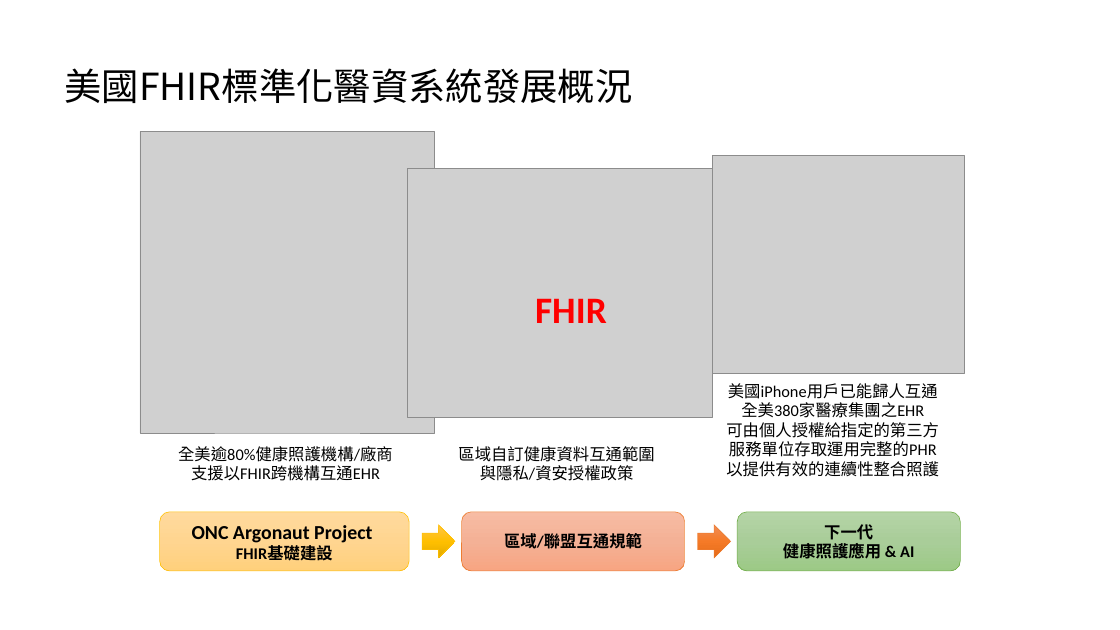
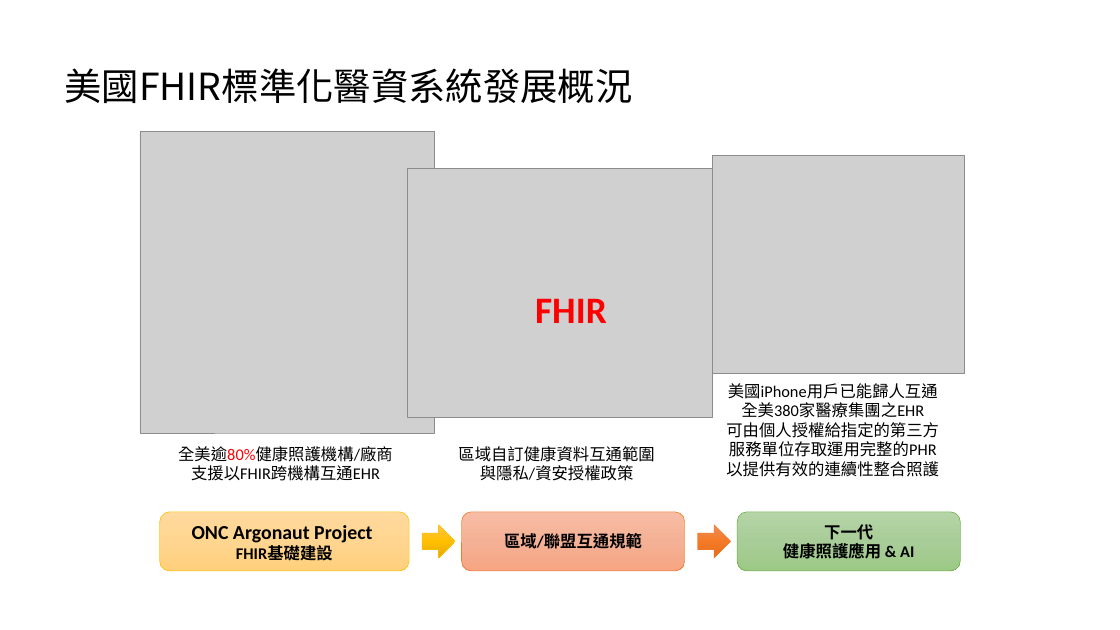
Before and after one commit to mos2718/FHIRspec, a slide deck: slide 3 of Spec/FHIR introduction.pptx. Drawn at 1120x630 pixels with LibreOffice and Linux fonts; fonts in the diff are those of the drawing; grey boxes stand for pictures. Boxes give left, top, right and bottom in pixels: in the first picture for what was removed or moved away, otherwise in the second. Text is boxed around its words. In the diff, an @@ line names an element or a change of style, - is before the commit and + after.

```diff
--- a/Spec/FHIR introduction.pptx
+++ b/Spec/FHIR introduction.pptx
@@ text at (178, 446, 393, 462): text colour #000000 to #FF0000 in "全美逾80%健康照護機構/廠商" @@
```
Also in this commit, not shown: 1 other slide changed, 1 other file.
